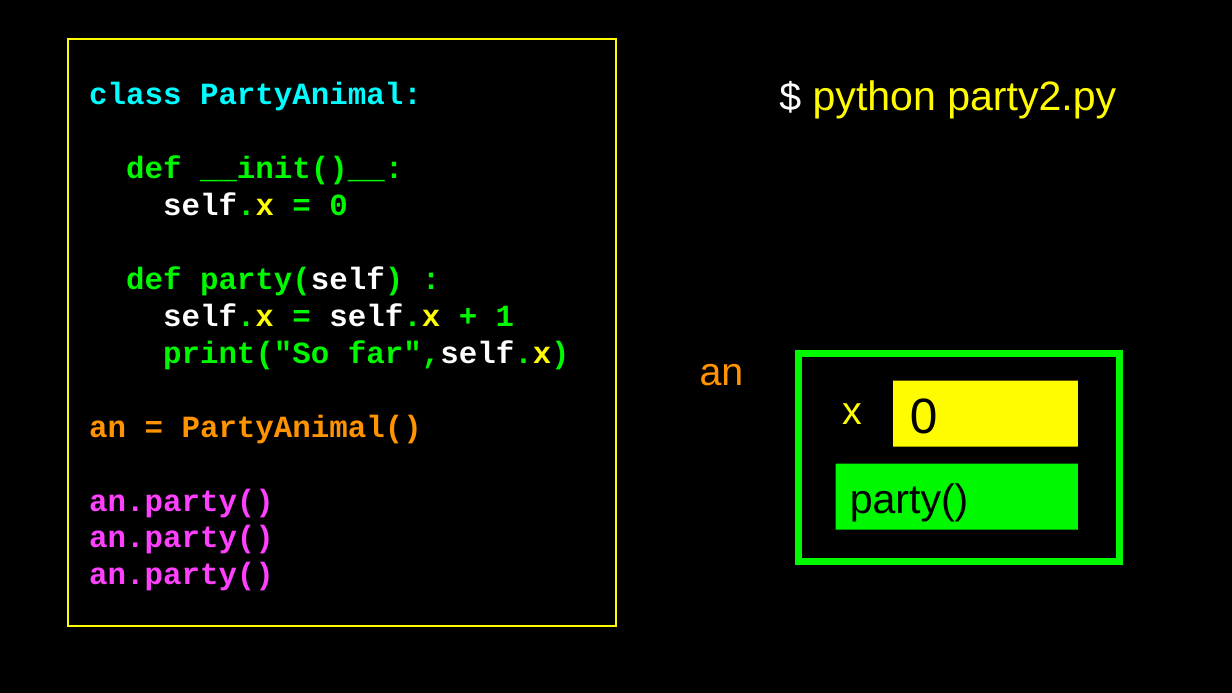
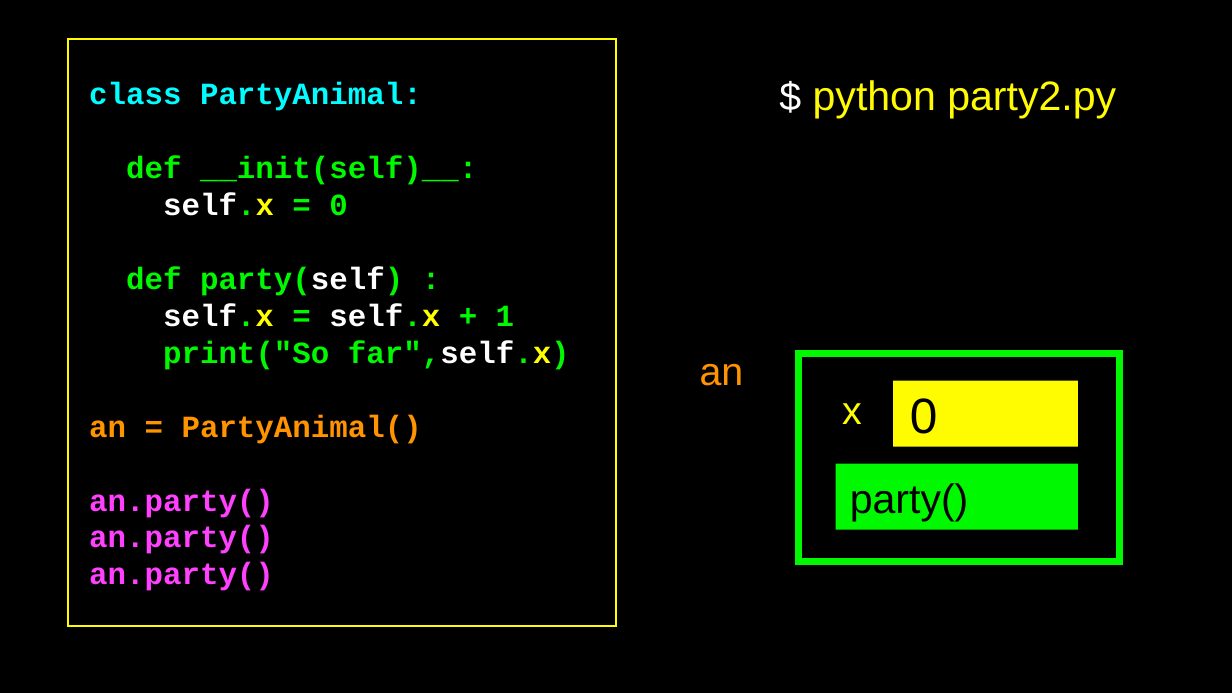
Before and after one commit to csev/py4e, a slide deck: slide 21 of lectures3/Pythonlearn-14-Objects.pptx. Drawn at 1232x693 pixels with LibreOffice and Linux fonts; fonts in the diff are those of the drawing. Boxes give left, top, right and bottom in pixels: in the first picture for what was removed or moved away, otherwise in the second. Text is boxed around its words. In the diff, an @@ line names an element or a change of style, - is before the commit and + after.

```diff
--- a/lectures3/Pythonlearn-14-Objects.pptx
+++ b/lectures3/Pythonlearn-14-Objects.pptx
@@ text in rectangle at (x1=126, y1=156, x2=477, y2=185): text changed @@
-def __init()__:
+def __init(self)__:
```
Also in this commit, not shown: 3 other slides changed, 3 other files.
